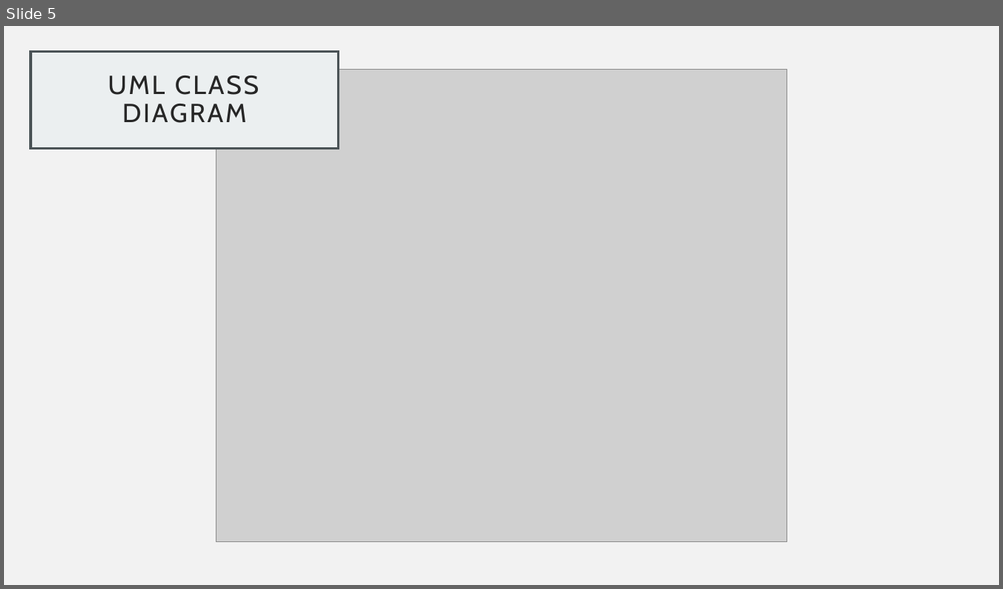
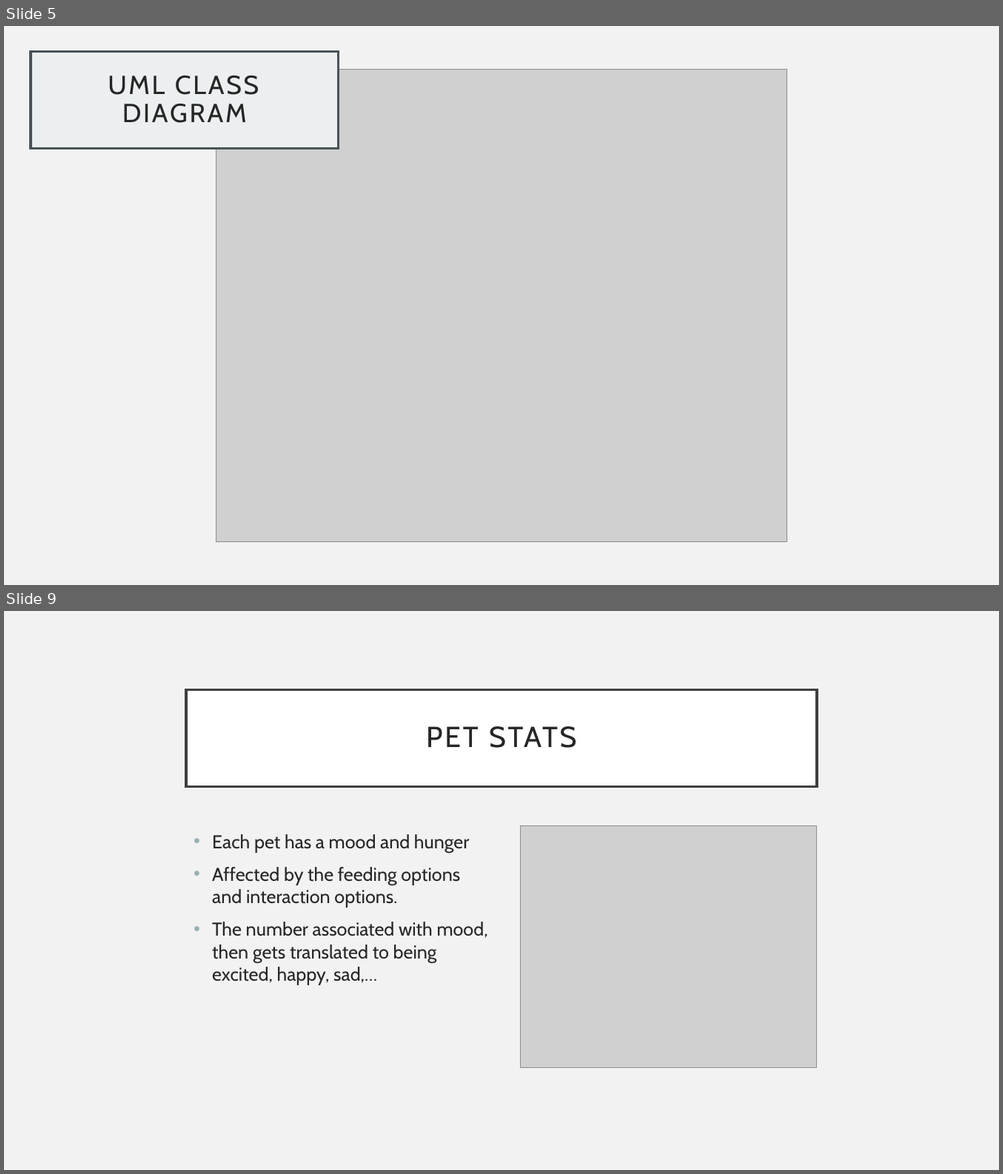
Before and after one commit to mariababs/tamagotchi, a slide deck: C++ Tamagotchi.pptx. Shown one above the other, each under a label of ours: slide 5 before the commit, slides 5 and 9 after it; the slides between them are not shown. The pictures are 1003x589 and 1003x1174 pixels, drawn with LibreOffice and Linux fonts; fonts in the diff are those of the drawing; grey boxes stand for pictures. Boxes give left, top, right and bottom in pixels: in the first picture for what was removed or moved away, otherwise in the second. Text is boxed around its words. In the diff, an @@ line names an element or a change of style, - is before the commit and + after.

```diff
--- a/C++ Tamagotchi.pptx
+++ b/C++ Tamagotchi.pptx
@@ slide 9 added at bbox=[4, 611, 999, 1170], background #F2F2F2 @@
@@ title added at bbox=[186, 689, 817, 786], fill #FFFFFF, outline #404040 2.5 pt, 28 pt, text #262626 @@
+PET STATS
@@ picture added at bbox=[521, 826, 817, 1068] @@
@@ text added at bbox=[212, 834, 488, 985], 18 pt, text #262626 @@
+• Each pet has a mood and hunger
+• Affected by the feeding options and interaction options.
+• The number associated with mood, then gets translated to being excited, happy, sad,…
```
Also in this commit, not shown: 4 other slides added.
